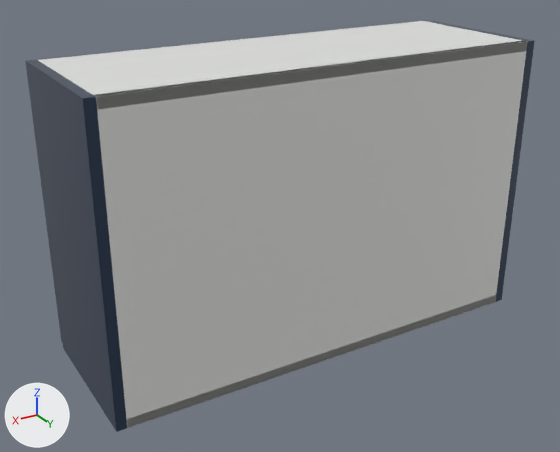
Renders of the glTF model storefront/public/cabinet-inventory/models/oppein-pb-bss-w3321.glb from each side of a commit.
Both versions are drawn from a 50 mm camera at (1.13, 0.987, 0.78) aimed at (0.451, -0.145, 0.214). Every picture has the same lights, and +X, +Y and +Z are marked at lower left. The picture after the commit comes second. Where no turn or scale is listed for an object, it has been applied to the vertices.

Before the edit, the objects in view are built like this:
```python
me_cube = bpy.data.meshes.new('Cube')
me_cube.from_pydata(...)  # 56 vertices, 108 faces; spans x -0.009..0.009, y -0.142..0.142, z -0.267..0.267
me_cube.materials.append(mat_supplier_finish___blue_single_shaker)  # dark blue #24364f
me_cube_001 = bpy.data.meshes.new('Cube.001')
me_cube_001.from_pydata(...)  # 56 vertices, 108 faces; spans x -0.009..0.009, y -0.142..0.142, z -0.267..0.267
me_cube_001.materials.append(mat_supplier_finish___blue_single_shaker)  # dark blue #24364f
me_cube_004 = bpy.data.meshes.new('Cube.004')
me_cube_004.from_pydata(...)  # 56 vertices, 108 faces; spans x -0.401..0.401, y -0.142..0.142, z -0.009..0.009
me_cube_004.materials.append(mat_cabinet_interior___visual_interpretation)  # white #e5e6e3
ob_cabinet_side = bpy.data.objects.new('Cabinet side', me_cube)
ob_cabinet_side.location = (0.009, -0.142, 0.267)
ob_cabinet_side_001 = bpy.data.objects.new('Cabinet side.001', me_cube_001)
ob_cabinet_side_001.location = (0.829, -0.142, 0.267)
ob_cabinet_top = bpy.data.objects.new('Cabinet top', me_cube_004)
ob_cabinet_top.location = (0.419, -0.142, 0.524)
# also in view: 'Cabinet back' at (0.419, -0.006, 0.267); 'Cabinet bottom' at (0.419, -0.142, 0.009)
```
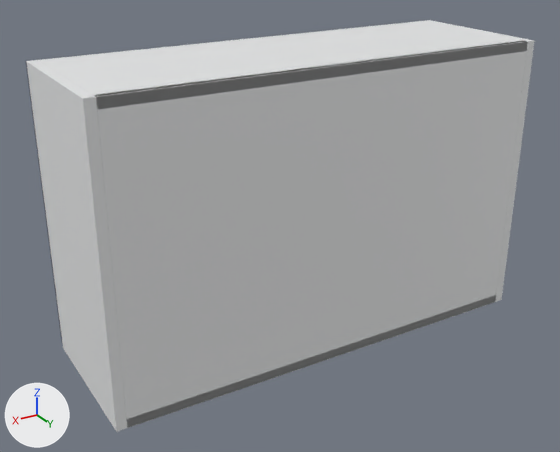
Pixel boxes (x1, y1, x2, y2) of what changed, in the pictures (560 x 452 px):
'Cabinet side.001', recoloured (lighter)
    both: (26, 60, 127, 432)
'Cabinet side', recoloured
    both: (426, 20, 535, 302)

The change, as a diff of the scene's bpy script:
```diff
--- a/storefront/public/cabinet-inventory/models/oppein-pb-bss-w3321.glb.py
+++ b/storefront/public/cabinet-inventory/models/oppein-pb-bss-w3321.glb.py
@@ mat_white_cabinet_carcass @@
+mat_white_cabinet_carcass = principled_material('White cabinet carcass')
+mat_white_cabinet_carcass.base_color = (0.82, 0.83, 0.835)  # white #eaebec
+mat_white_cabinet_carcass.roughness = 0.48
@@ me_cube @@
 me_cube.from_pydata(...)  # 56 vertices, 108 faces; spans x -0.009..0.009, y -0.142..0.142, z -0.267..0.267
-me_cube.materials.append(mat_supplier_finish___blue_single_shaker)  # dark blue #24364f
+me_cube.materials.append(mat_white_cabinet_carcass)  # white #eaebec
@@ me_cube_001 @@
 me_cube_001.from_pydata(...)  # 56 vertices, 108 faces; spans x -0.009..0.009, y -0.142..0.142, z -0.267..0.267
-me_cube_001.materials.append(mat_supplier_finish___blue_single_shaker)  # dark blue #24364f
+me_cube_001.materials.append(mat_white_cabinet_carcass)  # white #eaebec
```
